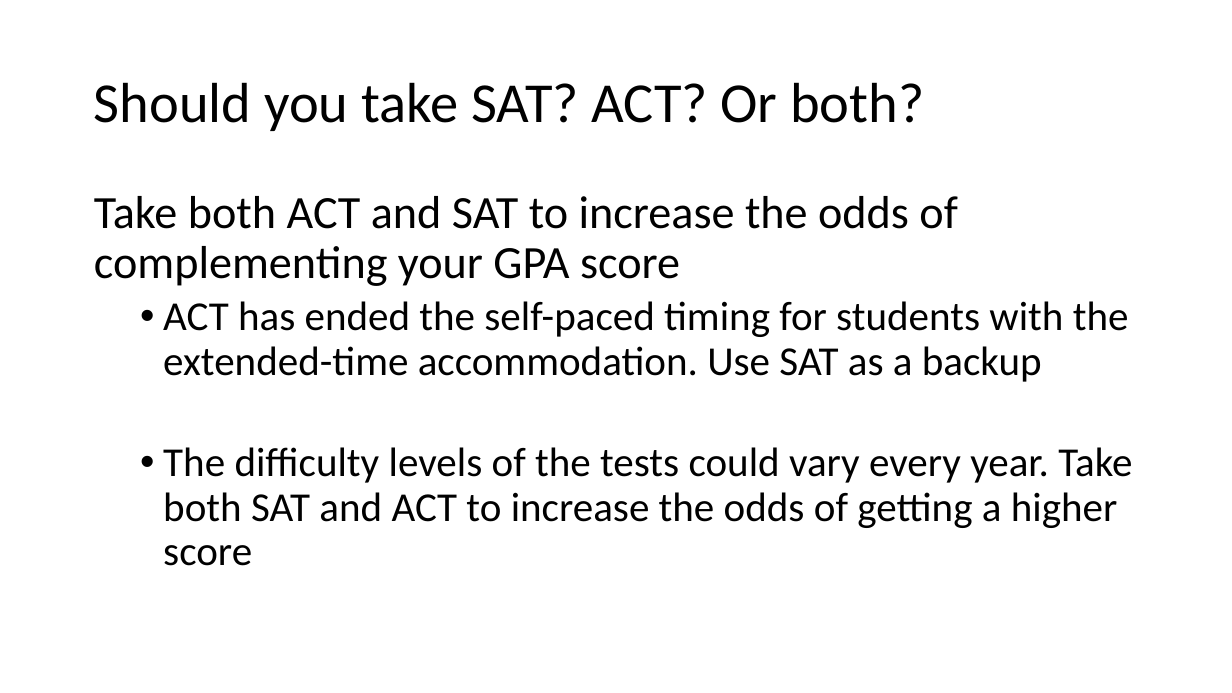
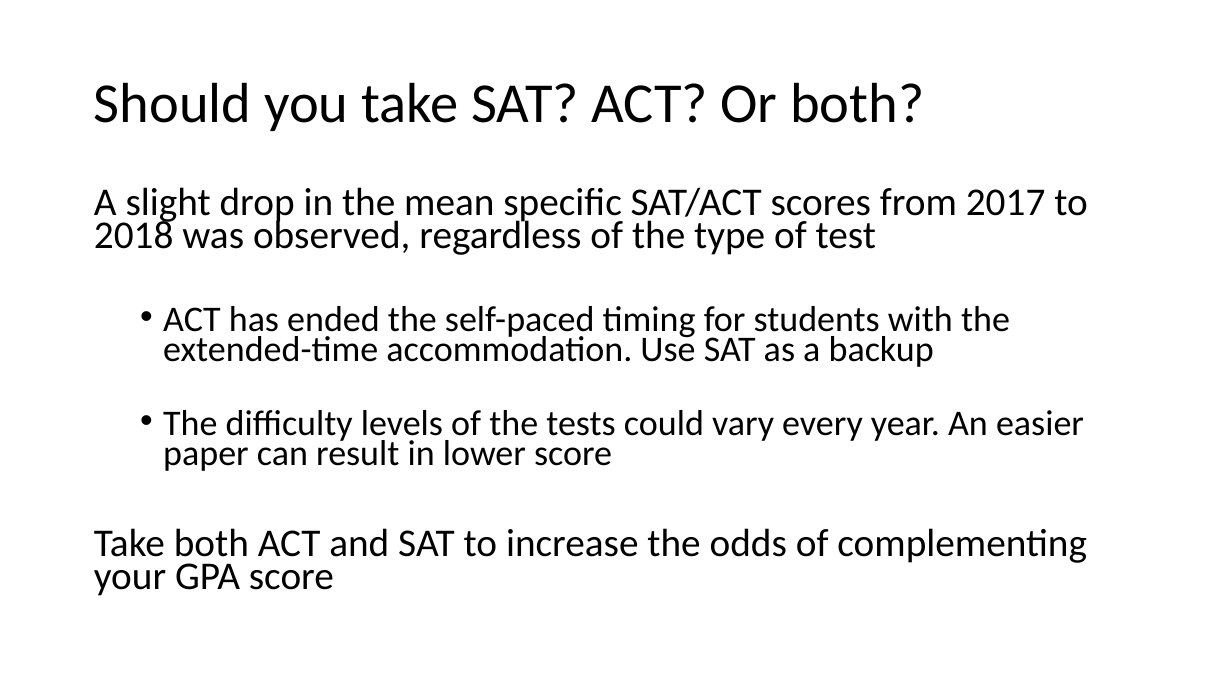
Before and after one commit to junkang85/DSI-Project-1, a slide deck: slide 4 of DSI Project 1 - JK.pptx (slide 3 before the commit). Drawn at 1232x693 pixels with LibreOffice and Linux fonts; fonts in the diff are those of the drawing. Boxes give left, top, right and bottom in pixels: in the first picture for what was removed or moved away, otherwise in the second. Text is boxed around its words. In the diff, an @@ line names an element or a change of style, - is before the commit and + after.

```diff
--- a/DSI Project 1 - JK.pptx
+++ b/DSI Project 1 - JK.pptx
@@ text at [94,187,1087,471]: paragraphs added @@
+A slight drop in the mean specific SAT/ACT scores from 2017 to 2018 was observed, regardless of the type of test
+  • ACT has ended the self-paced timing for students with the extended-time accommodation. Use SAT as a backup
+  • The difficulty levels of the tests could vary every year. An easier paper can result in lower score
@@ text at [163,301,1132,566]: paragraphs removed @@
-  • ACT has ended the self-paced timing for students with the extended-time accommodation. Use SAT as a backup
-  • The difficulty levels of the tests could vary every year. Take both SAT and ACT to increase the odds of getting a higher score
@@ text at [94,528,1087,596]: size 36 to 30.6 pt in "Take both ACT and SAT to increase ..."; line spacing 0.9 to 0.7 @@
```
Also in this commit, not shown: 1 other slide changed, 1 slide added.
